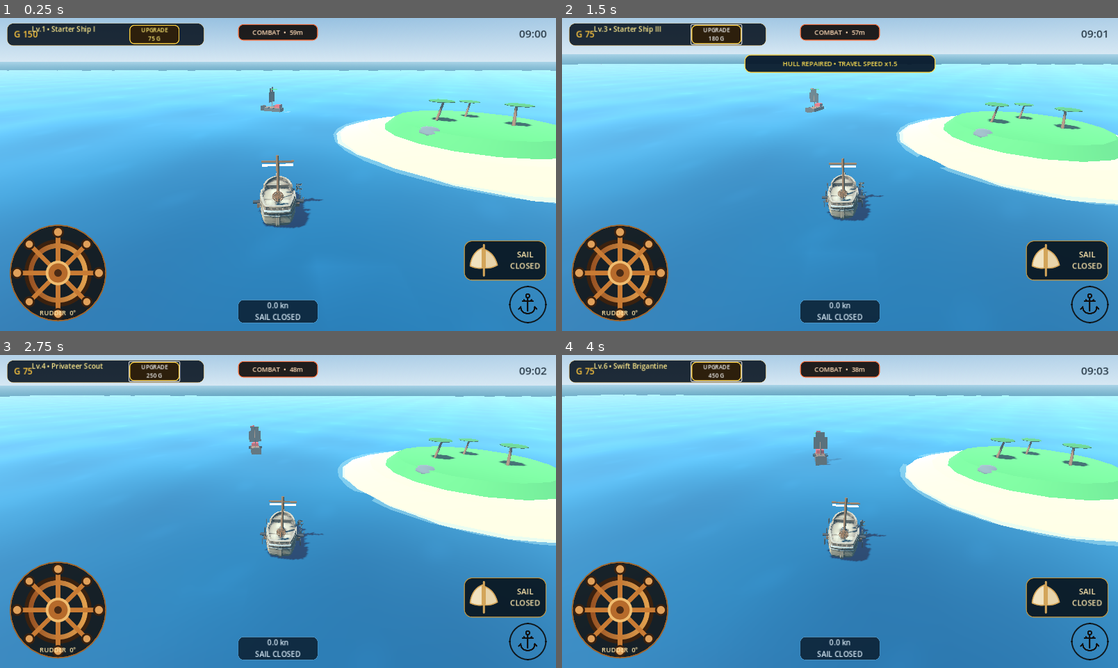
Above: before the commit, frames 1-4 (two rows, left to right).
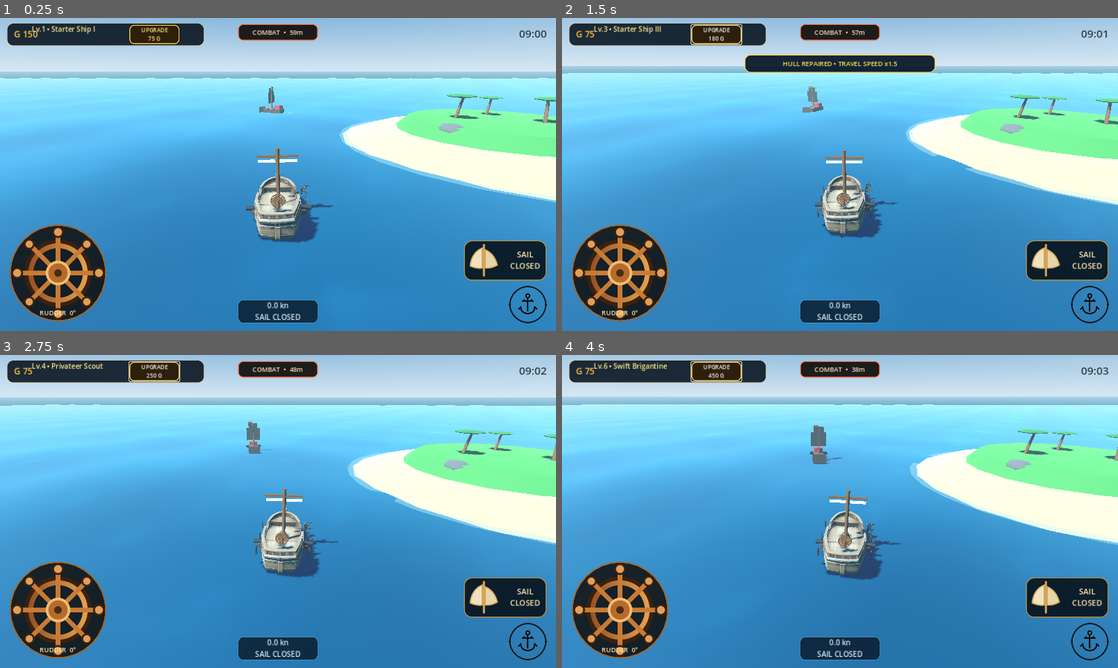
Above: after the commit, the same moments.

Repository: za99405com-ui/Pirate-Seasonline
Game: Godot game, scene res://scenes/world/world.tscn
Same seed, same stepped clock (60 frames per second), same inputs: the game is played once before the commit and once after it.
Inputs:
- Up to frame 1 (0.25 s): no input
- Up to frame 2 (1.5 s): click "UPGRADE 75 G" at 0.5 s; click "UPGRADE 120 G" at 1.25 s
- Up to frame 3 (2.75 s): click "UPGRADE 180 G" at 2 s
- Up to frame 4 (4 s): click "UPGRADE 250 G" at 2.75 s; click "UPGRADE 340 G" at 3.5 s

The runs differ from the first frame. In frame 1, 9.8% of the frame differs, in the area x 0-100%, y 14-72%; in frame 2, 9.1%; in frame 3, 12%; in frame 4, 12%, in the area x 0-100%, y 9-72%.

Commit message:
Keep boat visible on phone when sailing fast or entering combat

Diff:
--- a/godot_game/scripts/world/world.gd
+++ b/godot_game/scripts/world/world.gd
@@ -31,15 +31,15 @@
 @export var camera_return_delay: float = 0.75
 
 @export_group("Travel Camera")
-@export var travel_camera_distance: float = 36.5
+@export var travel_camera_distance: float = 26.0
 @export var travel_camera_pitch: float = 0.56
-@export var travel_camera_fov: float = 64.0
+@export var travel_camera_fov: float = 57.0
 
 @export_group("Combat Awareness")
 @export var combat_enter_distance: float = 68.0
 @export var combat_exit_distance: float = 82.0
 @export var combat_exit_grace: float = 2.5
-@export var combat_camera_distance: float = 31.0
+@export var combat_camera_distance: float = 23.0
 @export var combat_camera_pitch: float = 0.57
 @export var combat_camera_fov: float = 62.0
 @export var combat_heading_assist: float = 0.22
